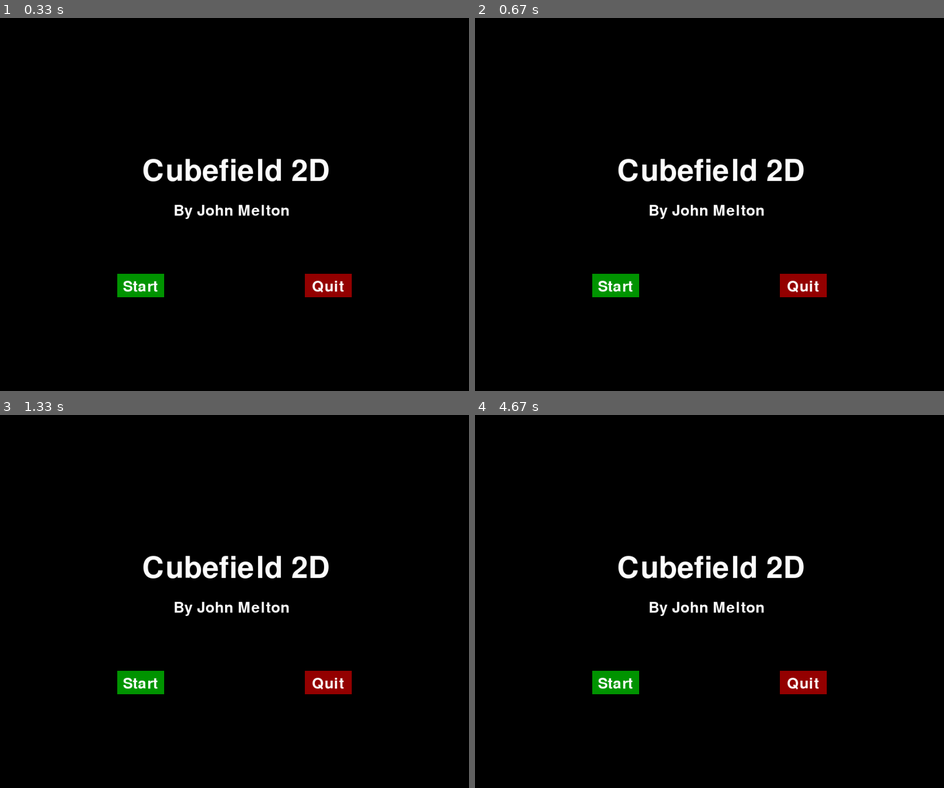
Above: before the commit, frames 1-4 (two rows, left to right).
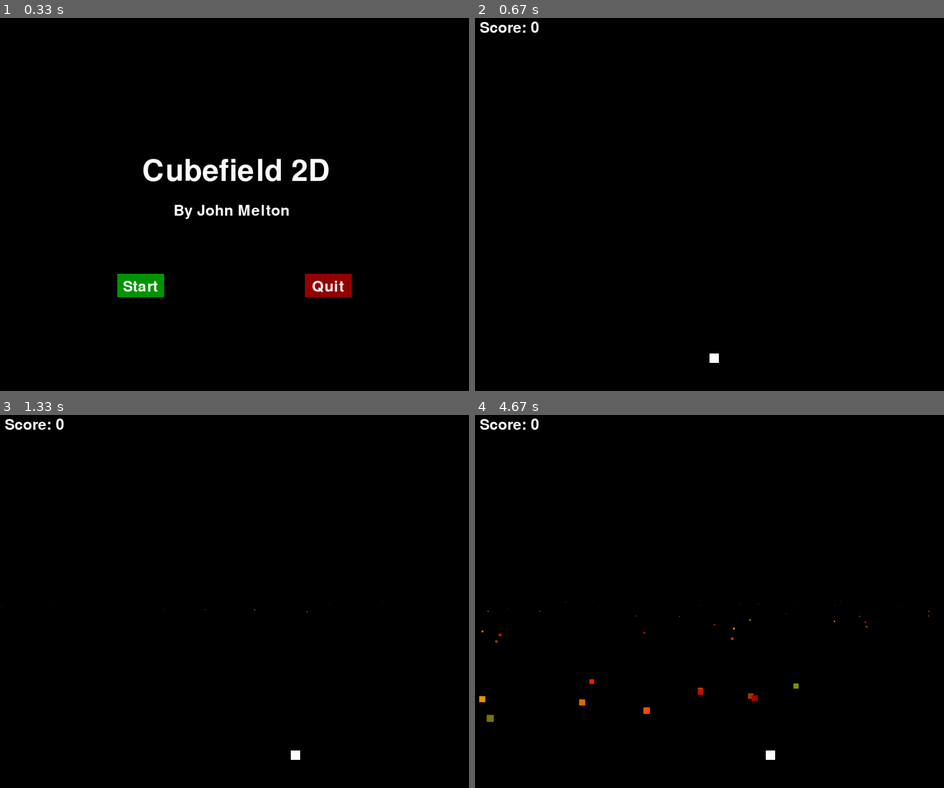
Above: after the commit, the same moments.

Repository: JohnsCodeGit/Pygame-CubeField
Game: pygame game, started from blocky.py
Same seed, same stepped clock (60 frames per second), same inputs: the game is played once before the commit and once after it.
Inputs (mouse positions are in pixels of both pictures, inside the frame that each line leads up to):
- Up to frame 1 (0.33 s): no input
- Up to frame 2 (0.67 s): tap Enter at 0.33 s
- Up to frame 3 (1.33 s): press the mouse at (318, 642) at 0.7 s; move the mouse to (300, 668) at 0.8 s; release the mouse at (276, 694) at 0.93 s; hold Right from 1 s (still down)
- Up to frame 4 (4.67 s): release Right at 1.47 s; hold Right 1.5-1.97 s; hold Left 2-2.53 s; tap Enter at 2.57 s; hold Left 2.9-3.3 s; hold Right 3.33-3.97 s; hold Left 4-4.47 s; hold Right from 4.5 s (still down)

Frame 1 is identical in both runs. In frame 2, 3.0% of the frame differs, in the area x 1-75%, y 0-93%; in frame 3, 3.1%; in frame 4, 3.3%, in the area x 0-97%, y 0-93%.

Commit message:
Updated Generation

Diff:
--- a/Obstacle.py
+++ b/Obstacle.py
@@ -4,10 +4,9 @@
     size = .1
     x_pos = 0
     y_pos = 0
-    ID = 0
     color = None
     def __init__(self, WIDTH):
         self.size = 2
         self.x_pos = random.randint(0, WIDTH-25)
-        self.y_pos = random.randint(-800, -100)
-        self.color = (random.randint(100, 255), random.randint(0, 150), random.randint(0, 0))
+        self.y_pos = random.randint(-800, WIDTH/4)
+        self.color = (random.randint(125, 255), random.randint(0, 150), random.randint(0, 0))
--- a/blocky.py
+++ b/blocky.py
@@ -6,6 +6,9 @@
 from Obstacle import *
 
 pygame.init()
+pygame.font.init()
+clock = pygame.time.Clock()
+random.seed(None)
 
 WIDTH = 1000
 HEIGHT = 800
@@ -21,20 +24,16 @@
 WHITE = (255, 255, 255)
 BLACK = (0, 0, 0)
 
-CUBE_COUNT = 80
+CUBE_COUNT = 85
 player_size = 20
 
 #Game state
 state = 0
-
-random.seed(None)
-
-clock = pygame.time.Clock()
+score = 0
 
 player_pos = [WIDTH/2, HEIGHT - 4 * player_size]
-score = 0
-pygame.font.init()
-
+
+#Create game screen
 screen = pygame.display.set_mode((WIDTH, HEIGHT))
 
 #Create score text
@@ -48,13 +47,14 @@
     score_text = font.render("Score: " + str(score), True, WHITE)
     screen.blit(score_text, (x, y))
 
+
 def make_enemy(cube_list, WIDTH):
 
         if len(cube_list) == 0:
             for x in range(CUBE_COUNT):
                 cube = Obstacle(WIDTH)
-                cube.ID = len(cube_list)
                 cube_list.append(cube)
+
 
 def display_death_screen():
     screen.fill(BLACK)
@@ -63,11 +63,7 @@
     screen.blit(death_text, (WIDTH/2.35, HEIGHT/2 - 50))
 
 
-def end_game(G_OVER):
-    G_OVER = 2
-    return G_OVER
-
-def check_collision(player_left_side, player_top_side, block_left_side, block_top_side, p_size, c_size, G_OVER):
+def check_collision(player_left_side, player_top_side, block_left_side, block_top_side, p_size, c_size):
 
         player_right_side = player_left_side + p_size
         player_bottom_side = player_top_side + p_size
@@ -99,17 +95,16 @@
         or (block_left_side >= player_left_side and block_right_side <= player_right_side
         and block_top_side >= player_top_side and block_bottom_side >= player_top_side and block_top_side <= player_bottom_side)):
 
-            G_OVER = end_game(G_OVER)
-
-        return G_OVER
-
-
-
-def update_list(cube_list, index, WIDTH):
+            return 2
+
+        else:
+            return 1
+
+
+def update_list(cube_list, WIDTH):
     #index = length of list
     if len(cube_list) < CUBE_COUNT:
         cube = Obstacle(WIDTH)
-        cube.ID = index
         cube_list.append(cube)
 
 
@@ -118,36 +113,34 @@
     for x in range(len(cube_list)):
         pygame.draw.rect(screen, cube_list[x].color, (cube_list[x].x_pos, cube_list[x].y_pos, cube_list[x].size, cube_list[x].size), 0)
 
-def move_enemy(cube_list, score, G_OVER):
-    if len(cube_list) > 0:
-        for x in range(len(cube_list)):
-
-            G_OVER = check_collision(player_pos[0], player_pos[1], cube_list[x].x_pos, cube_list[x].y_pos, player_size, cube_list[x].size, G_OVER)
-
-            if(cube_list[x].y_pos > player_pos[1]):
-                score += 1
-
-            if cube_list[x].y_pos < HEIGHT:
-
-                if(cube_list[x].y_pos < HEIGHT / 2):
-                    cube_list[x].size = 1
-                    cube_list[x].y_pos += 5
-
-                else:
-                    cube_list[x].y_pos += 5 * (cube_list[x].size * .1) # acceleration
-
-                    if cube_list[x].size < 80:
-                        cube_list[x].size += (cube_list[x].size) * .03 # = scaling factor
+
+def move_enemy(cube_list, score):
+
+    for x in range(len(cube_list)):
+
+        if(cube_list[x].y_pos > player_pos[1]):
+            score += 1
+
+        if cube_list[x].y_pos < HEIGHT:
+
+            if(cube_list[x].y_pos < HEIGHT / 2):
+                cube_list[x].size = 1
+                cube_list[x].y_pos += 5
 
             else:
-                cube_list.pop(x)
-                for cubes in cube_list:
-                    cubes.ID -= 1
-                update_list(cube_list, len(cube_list), WIDTH)
-
-    return score, G_OVER
-
-def start_screen(state):
+                cube_list[x].y_pos += 5 * (cube_list[x].size * .1) # acceleration
+
+                if cube_list[x].size < 80:
+                    cube_list[x].size += (cube_list[x].size) * .03 # = scaling factor
+
+        else:
+            cube_list.pop(x)
+            update_list(cube_list, WIDTH)
+
+    return score
+
+
+def start_screen(state, clicked, enter):
     mouse = pygame.mouse.get_pos()
 
     screen.fill(BLACK)
@@ -158,13 +151,14 @@
     font = pygame.font.Font('freesansbold.ttf', 32)
     death_text = font.render("By John Melton", True, WHITE)
     screen.blit(death_text, (WIDTH/2.7, HEIGHT/2))
+
     #GREEN BUTTON
     restart_text = font.render("Start", True, WHITE)
     textRect = (250 + 12, (HEIGHT - 250)+(50/4))
 
     if (250+100) > mouse[0] > 250 and (HEIGHT - 250 + 50) > mouse[1] > (HEIGHT - 250):
         rect_start = pygame.draw.rect(screen, LIGHT_GREEN, (250, HEIGHT - 250, 100, 50), 0)
-        if get_click:
+        if clicked:
             state = 1
     else:
         rect_start = pygame.draw.rect(screen, GREEN, (250, HEIGHT - 250, 100, 50), 0)
@@ -176,7 +170,7 @@
 
     if (WIDTH - 350 + 100) > mouse[0] > (WIDTH - 350) and (HEIGHT - 250 + 50) > mouse[1] > (HEIGHT - 250):
         rect_stop = pygame.draw.rect(screen, LIGHT_RED, (WIDTH - 350, HEIGHT - 250, 100, 50), 0)
-        if get_click:
+        if clicked:
             pygame.quit()
             exit()
     else:
@@ -184,9 +178,14 @@
     screen.blit(restart_text, textRect)
 
     pygame.display.update()
+    if enter:
+        state = 1
+        score = 0
+        print("ENTER")
     return state
 
-def run_game(state, score):
+
+def run_game(cube_list, score):
     keys = pygame.key.get_pressed()
 
     if keys[pygame.K_LEFT] and (player_pos[0] > 0):
@@ -194,30 +193,31 @@
     if keys[pygame.K_RIGHT] and (player_pos[0] < (WIDTH - player_size)):
         player_pos[0] += 6
 
-
     screen.fill(BLACK)
+
     #Move the enemies
     make_enemy(enemy_list, WIDTH)
-    update_list(enemy_list, len(enemy_list), WIDTH)
     draw_enemies(enemy_list)
-    result = move_enemy(enemy_list, score, state)
-
-    score = result[0]
-    state = result[1]
-
-    pygame.draw.rect(screen, WHITE, (player_pos[0], player_pos[1], player_size, player_size), 0)
-    pygame.draw.rect(screen, BLACK, (0, 0, WIDTH, HEIGHT / 2), 0)
-    show_score(textX, textY)
+    score = move_enemy(enemy_list, score)
+
+    for x in range(len(cube_list)):
+        state = check_collision(player_pos[0], player_pos[1], cube_list[x].x_pos, cube_list[x].y_pos, player_size, cube_list[x].size)
+        if state == 2:
+            enemy_list.clear()
+            break
+        else:
+            pygame.draw.rect(screen, WHITE, (player_pos[0], player_pos[1], player_size, player_size), 0)
+            pygame.draw.rect(screen, BLACK, (0, 0, WIDTH, HEIGHT / 2), 0)
+            show_score(textX, textY)
 
     pygame.display.update()
-    if state == 2:
-        enemy_list.clear()
+
     return state, score
 
-def dead_player(state, score):
+
+def dead_player(score, clicked, enter):
     mouse = pygame.mouse.get_pos()
-
-    screen.fill(BLACK)
+    state = 2
     display_death_screen()
 
     #GREEN BUTTON
@@ -226,7 +226,7 @@
 
     if (250+100) > mouse[0] > 250 and (HEIGHT - 250 + 50) > mouse[1] > (HEIGHT - 250):
         rect_start = pygame.draw.rect(screen, LIGHT_GREEN, (250, HEIGHT - 250, 100, 50), 0)
-        if get_click:
+        if clicked:
             state = 1
             score = 0
     else:
@@ -240,7 +240,7 @@
     if (WIDTH - 350 + 100) > mouse[0] > (WIDTH - 350) and (HEIGHT - 250 + 50) > mouse[1] > (HEIGHT - 250):
         rect_stop = pygame.draw.rect(screen, LIGHT_RED, (WIDTH - 350, HEIGHT - 250, 100, 50), 0)
         #get_click = pygame.mouse.get_pressed()
-        if get_click:
+        if clicked:
             pygame.quit()
             exit()
     else:
@@ -248,33 +248,42 @@
     screen.blit(restart_text, textRect)
 
     pygame.display.update()
+
+    if enter:
+        state = 1
+        score = 0
+
     return state, score
 
 #Game loop
 while True:
 
     get_click = False
+    enterPressed = False
 
     for event in pygame.event.get():
         if event.type == pygame.QUIT:
             print("Exiting...")
             pygame.quit()
             exit()
-        if event.type == pygame.MOUSEBUTTONUP and event.button == 1:
+        elif event.type == pygame.MOUSEBUTTONUP and event.button == 1:
             get_click = True
+            #print("CLICK")
+        elif event.type == pygame.KEYDOWN and event.key == pygame.K_RETURN:
+            enterPressed = True
 
     #Start Menu
     if state == 0:
         score = 0
-        state = start_screen(state)
+        state = start_screen(state, get_click, enterPressed)
     #Game
     elif state == 1:
-        result = run_game(state, score)
+        result = run_game(enemy_list, score)
         state = result[0]
         score = result[1]
     #Death Menu
     elif state == 2:
-        result = dead_player(state, score)
+        result = dead_player(score, get_click, enterPressed)
         state = result[0]
         score = result[1]
 
